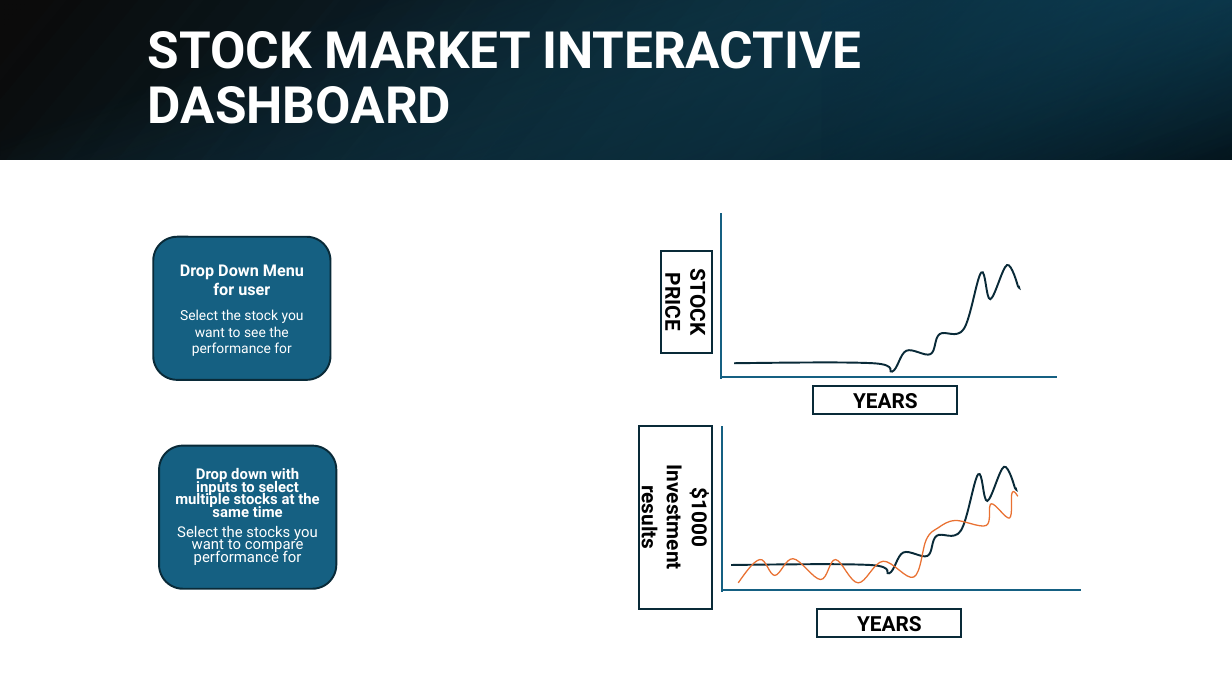
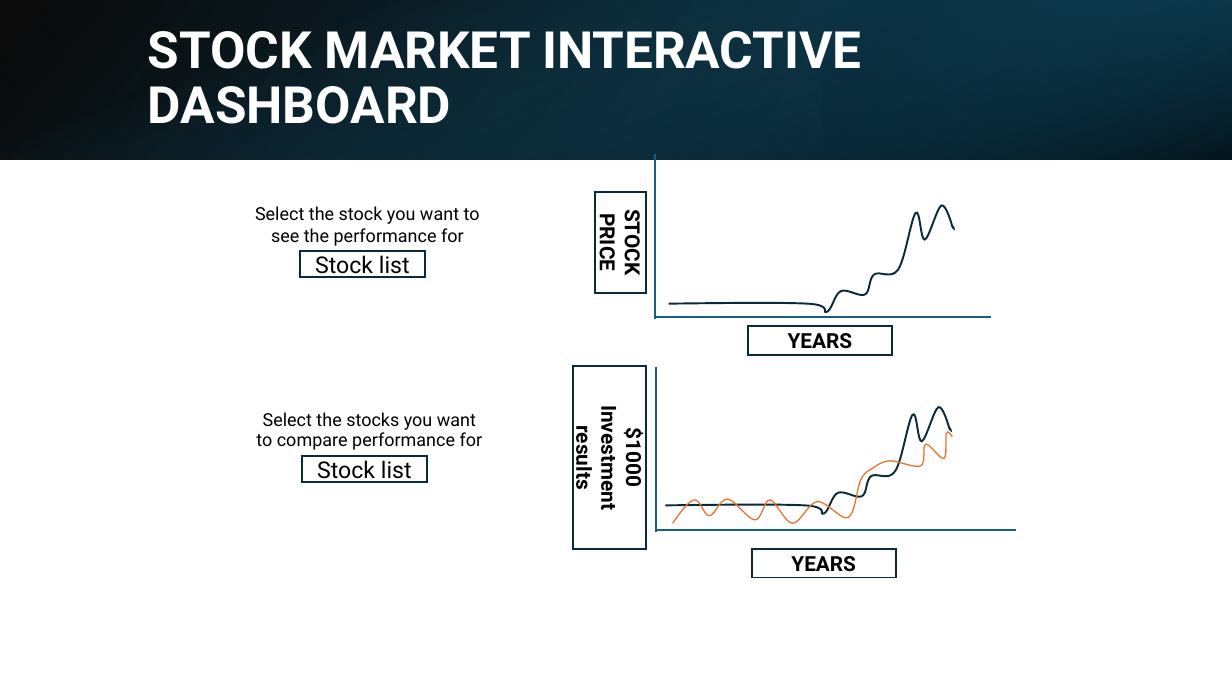
Before and after one commit to ipsitapurohit/Group-Project-3, a slide deck: slide 3 of Stock_market_dasboard_plan.pptx (slide 2 before the commit). Drawn at 1232x693 pixels with LibreOffice and Linux fonts; fonts in the diff are those of the drawing. Boxes give left, top, right and bottom in pixels: in the first picture for what was removed or moved away, otherwise in the second. Text is boxed around its words. In the diff, an @@ line names an element or a change of style, - is before the commit and + after.

```diff
--- a/Stock_market_dasboard_plan.pptx
+++ b/Stock_market_dasboard_plan.pptx
@@ text added at bbox=[255, 206, 480, 246], 14 pt, text #000000 @@
+Select the stock you want to see the performance for
@@ rounded rectangle removed at bbox=[153, 237, 331, 380] @@
-Drop Down Menu for user
-Select the stock you want to see the performance for
@@ rectangle added at bbox=[300, 251, 425, 277], fill #FFFFFF, outline #092A39 1.5 pt, 18 pt, text #000000 @@
+Stock list
@@ text added at bbox=[256, 412, 483, 450], 14 pt, text #000000 @@
+Select the stocks you want to compare performance for
@@ rounded rectangle removed at bbox=[159, 445, 336, 589] @@
-Drop down with inputs to select multiple stocks at the same time
-Select the stocks you want to compare performance for
@@ 4 rectangles, 4 lines, 3 freeform shapes: place and size @@
-4 rectangles, 4 lines, 3 freeform shapes at bbox=[639, 213, 1081, 638]
+4 rectangles, 4 lines, 3 freeform shapes at bbox=[573, 154, 1016, 578]
@@ rectangle added at bbox=[302, 457, 427, 482], fill #FFFFFF, outline #092A39 1.5 pt, 18 pt, text #000000 @@
+Stock list
```
Also in this commit, not shown: 2 other slides changed, 2 slides added.
